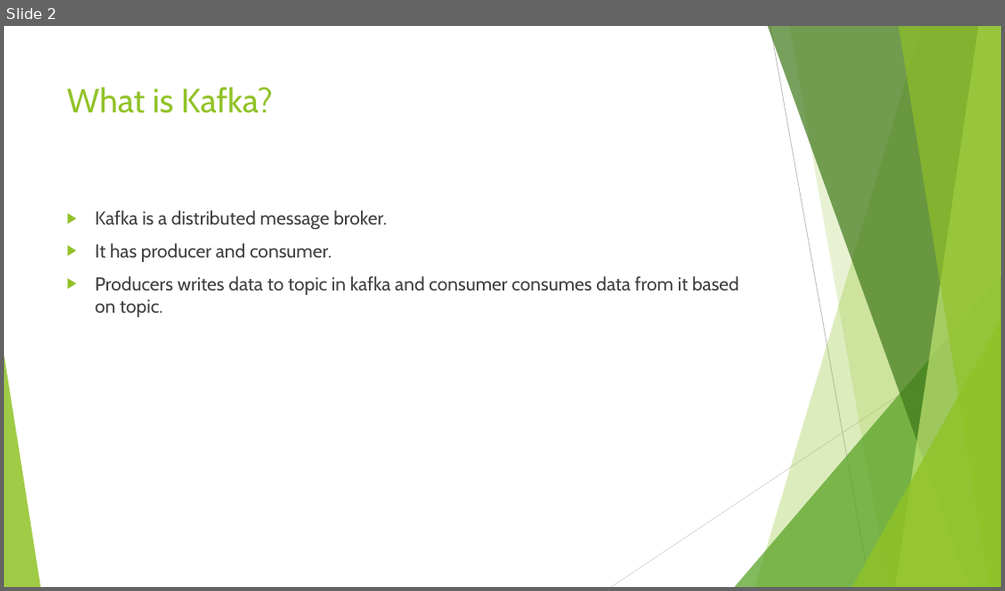
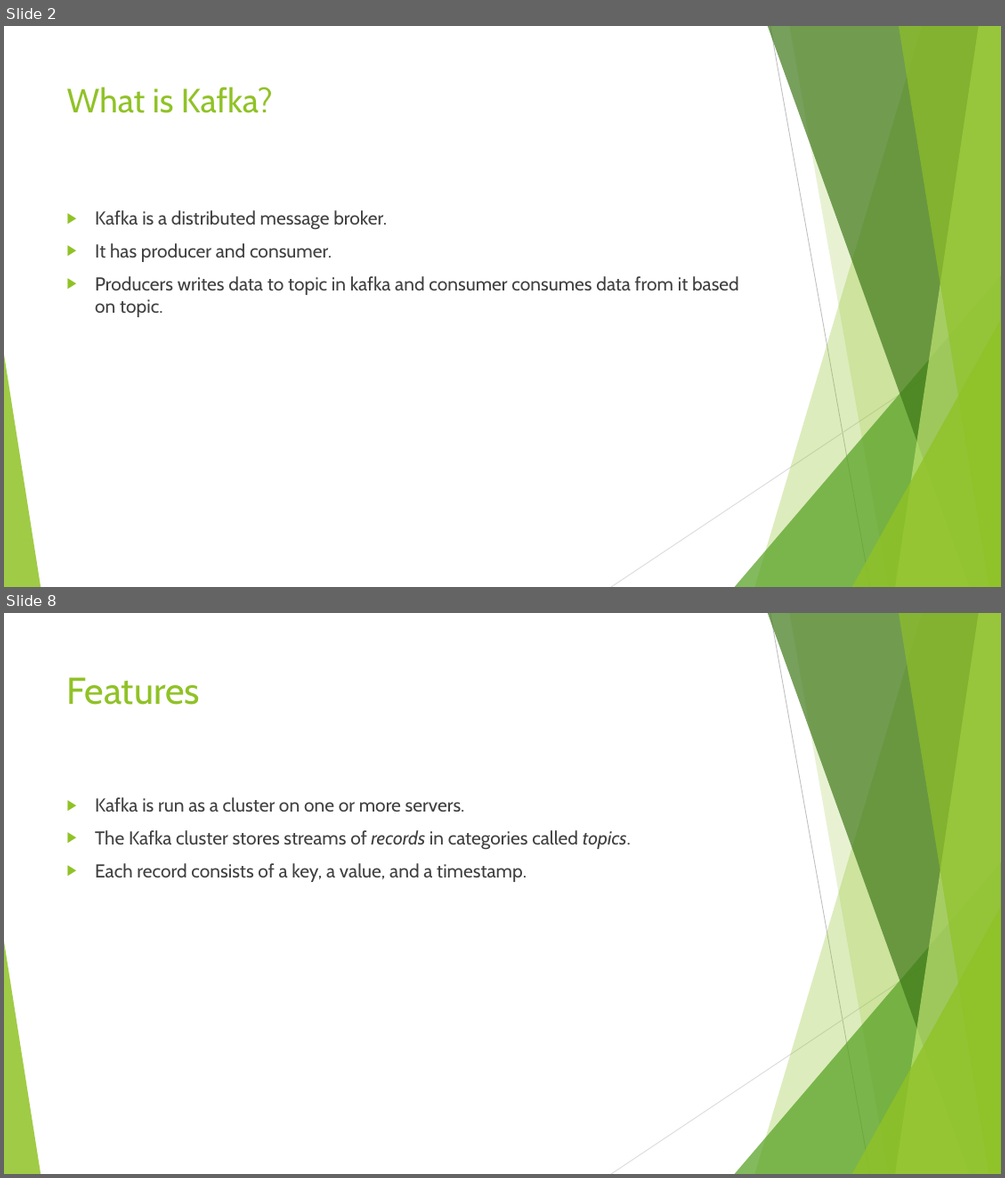
Before and after one commit to ketankk/BDppt, a slide deck: ppt/Kafka.pptx. Shown one above the other, each under a label of ours: slide 2 before the commit, slides 2 and 8 after it; the slides between them are not shown. The pictures are 1005x591 and 1005x1178 pixels, drawn with LibreOffice and Linux fonts; fonts in the diff are those of the drawing. Boxes give left, top, right and bottom in pixels: in the first picture for what was removed or moved away, otherwise in the second. Text is boxed around its words. In the diff, an @@ line names an element or a change of style, - is before the commit and + after.

Commit message:
kafka updated

```diff
--- a/ppt/Kafka.pptx
+++ b/ppt/Kafka.pptx
@@ slide 8 added at [4, 613, 1001, 1174], background #FFFFFF; not listed: 10 template elements that a slide beside it also shows @@
@@ title added at [67, 677, 200, 705], 36 pt, text #90C226 @@
+Features
@@ text added at [95, 797, 631, 882], 18 pt, text #404040 @@
+▶ Kafka is run as a cluster on one or more servers.
+▶ The Kafka cluster stores streams of records in categories called topics.
+▶ Each record consists of a key, a value, and a timestamp.
```
Also in this commit, not shown: 15 other slides added, 2 other files.
